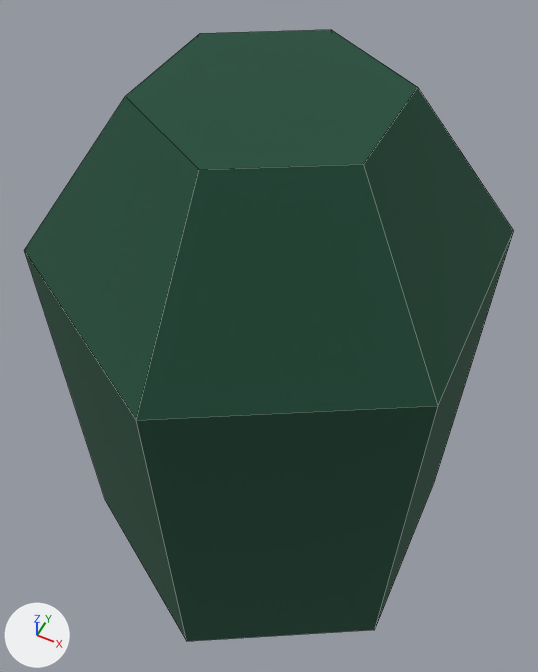
What one commit did to the Blender file assets/models/generic/lottery_cabin.blend.
Rendered twice from a camera (50 mm lens) standing at (1.54, -3.12, 6.02) and looking at (-0.04, 0.05, 2.05). Every picture has the same lights, and +X, +Y and +Z are marked at lower left. The older version comes first. Mesh edges are drawn as thin lines.
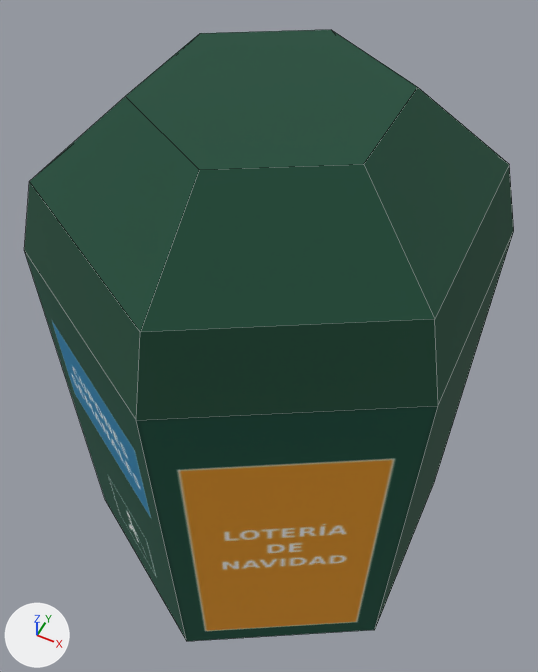
Pixel boxes (x1, y1, x2, y2) of what changed, in the pictures (538 x 672 px):
'Circle', surface changed, reshaped: (24, 30, 514, 641) in both
part 1 of me_circle, built on: before (24, 88, 514, 421); after (24, 87, 514, 421)
part 2 of me_circle, recoloured (dark green to brown): (137, 406, 434, 635) in both
part 3 of me_circle, recoloured (dark green to blue): (24, 251, 159, 580) in both

Diff of the bpy script that builds the scene:
```diff
--- a/assets/models/generic/lottery_cabin.blend.py
+++ b/assets/models/generic/lottery_cabin.blend.py
@@ img_lottery_blue_png @@
+img_lottery_blue_png = load_image('lottery_blue.png', '../../textures/generic/lottery_blue.png', 96, 192, 'sRGB')
@@ img_lottery_window_png @@
+img_lottery_window_png = load_image('lottery_window.png', '../../textures/generic/lottery_window.png', 150, 300, 'sRGB')
@@ img_lottery_orange_png @@
+img_lottery_orange_png = load_image('lottery_orange.png', '../../textures/generic/lottery_orange.png', 96, 192, 'sRGB')
@@ mat_orange @@
 mat_orange = principled_material('Orange')
-mat_orange.base_color = (0.694, 0.184, 0.0232)  # orange #d9772a
+mat_orange.texture = img_lottery_orange_png
+mat_orange.roughness = 1.0
@@ mat_blue @@
+mat_blue = principled_material('Blue')
+mat_blue.texture = img_lottery_blue_png
+mat_blue.roughness = 1.0
@@ mat_window @@
+mat_window = principled_material('Window')
+mat_window.texture = img_lottery_window_png
+mat_window.roughness = 1.0
@@ me_circle @@
 # used by ob_circle; location = (0.0, 0.0, 0.0); scale = (0.75, 0.75, 1.0)
-me_circle.from_pydata(...)  # 18 vertices, 13 faces; spans x -1.73..1.73, y -2.0..2.0, z 0.0..4.0
+me_circle.from_pydata(...)  # 24 vertices, 19 faces; spans x -1.73..1.73, y -2.0..2.0, z 0.0..4.0
+# me_circle part 1
+# 6 faces are deleted
+# 6 vertices are added at (-1.56, 0.9, 3.5), (0.0, 1.8, 3.5), (1.56, 0.9, 3.5), (1.56, -0.9, 3.5), (0.0, -1.8, 3.5), (-1.56, -0.9, 3.5)
+# 12 new faces join them, mat_green (dark green #1f4d3a)
+# me_circle part 2: 1 face spanning x 0.0..1.73, y -2.0..-1.0, z 0.0..3.0 switches from mat_green (dark green #1f4d3a) to mat_orange (picture img_lottery_orange_png)
+# me_circle part 3: 2 faces spanning x -1.73..1.73, y -2.0..2.0, z 0.0..3.0 switch from mat_green (dark green #1f4d3a) to mat_blue (picture img_lottery_blue_png)
 me_circle.materials.append(mat_orange)
+me_circle.materials.append(mat_window)  # picture img_lottery_window_png
```
